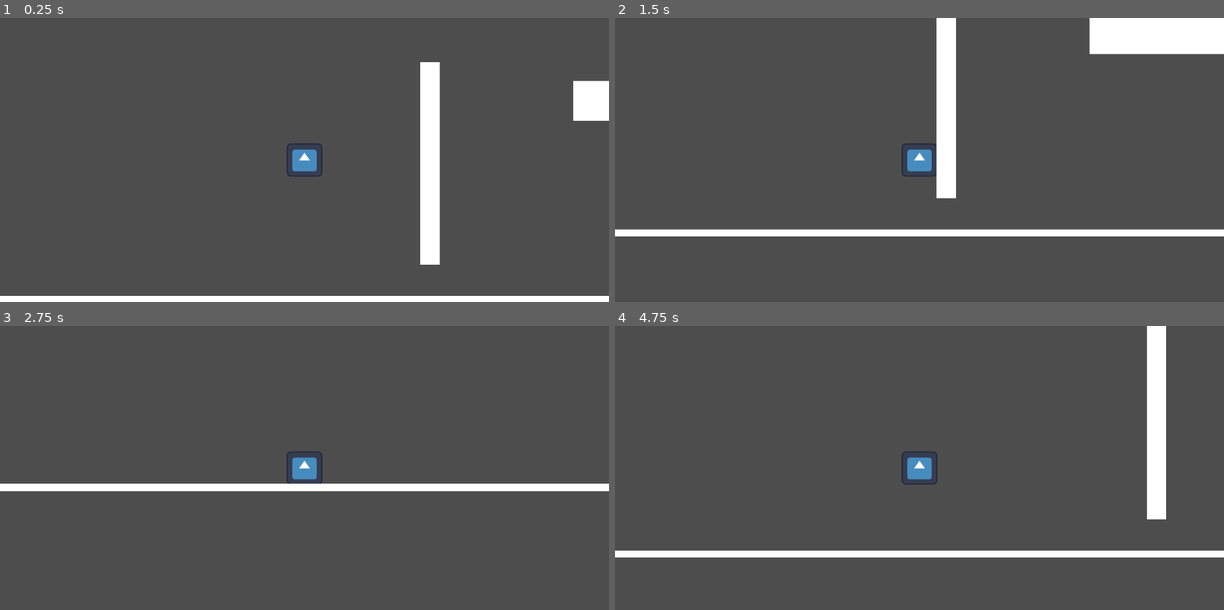
Above: before the commit, frames 1-4 (two rows, left to right).
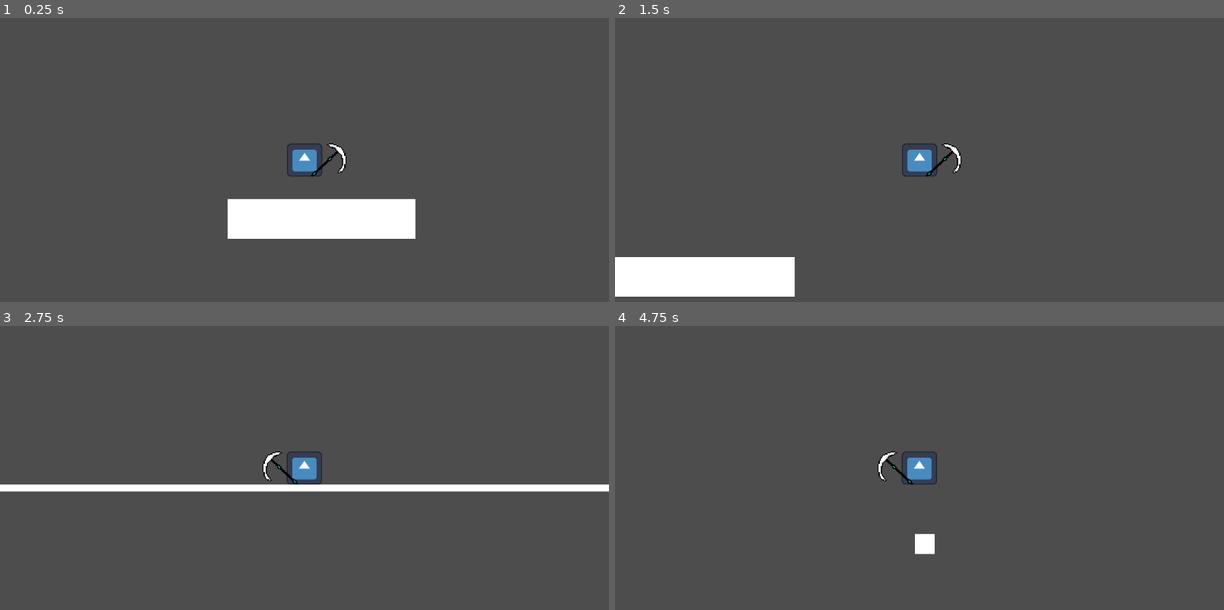
Above: after the commit, the same moments.

Repository: PengwuinReal/Metroidvania-Project-2-Desktop
Game: Godot game, scene res://node_2d.tscn
The game is run twice, just before and just after one commit, with the same random seed, the same clock (stepped at 60 frames per second) and the same inputs. The engine's default icon, where the game draws it, is replaced by a stand-in: a white triangle on a blue panel in a dark square.
Inputs (mouse positions are in pixels of both pictures, inside the frame that each line leads up to):
- Up to frame 1 (0.25 s): no input
- Up to frame 2 (1.5 s): move the mouse to (1053, 145) at 0.52 s; press the mouse at (1053, 145) at 0.53 s; hold D (right) from 0.53 s (still down); tap Space (jump) at 0.77 s; move the mouse to (797, 174) at 1.27 s; release the mouse at (797, 174) at 1.28 s; tap Q (grab) at 1.35 s
- Up to frame 3 (2.75 s): tap Space (jump) at 1.52 s; click (182, 482) at 1.55 s; move the mouse to (365, 405) at 2.02 s; release D (right) at 2.03 s; hold A (left) from 2.03 s (still down); hold Shift (sprint) from 2.03 s (still down); click (365, 405) at 2.3 s
- Up to frame 4 (4.75 s): move the mouse to (889, 524) at 2.77 s; release A (left) at 2.78 s; release Shift (sprint) at 2.78 s; hold D (right) 2.78-4.28 s; click (889, 524) at 2.85 s; tap Space (jump) at 3.02, 3.77, 4.52 s; move the mouse to (1102, 510) at 3.52 s; hold R 3.53-4.28 s; click (1102, 510) at 3.8 s; move the mouse to (736, 425) at 4.27 s; hold A (left) from 4.28 s (still down); click (736, 425) at 4.35 s

The runs differ from the first frame. In frame 1, 9.9% of the frame differs, in the area x 0-100%, y 15-100%; in frame 2, 12%, in the area x 0-100%, y 0-99%; in frame 3, 1.0%; in frame 4, 5.0%.

Commit message:
3-9/10-2024
flipping side to side
scythe attack

Diff:
--- a/Player.gd
+++ b/Player.gd
@@ -6,6 +6,7 @@
 const RESISTANCE = 0.1 # "gliding" in air
 const SLIDE = 0.7 # sliding on ground
 const CLIMB_SPEED = 5.0
+var FACING = 1 #left = -1 right = 1, for a boolean
 
 
 # Get the gravity from the project settings to be synced with RigidBody nodes.
@@ -22,6 +23,8 @@
 	if Input.is_key_pressed(KEY_R): #reset character to spawn button
 		positionreset()
 
+
+
 func _physics_process(delta):
 	#print(delta)
 	# Get the input direction and handle the movement/deceleration.
@@ -32,15 +35,27 @@
 		SPEED = 20
 	else:
 		SPEED = 10
-
-
+	if Input.is_action_just_pressed("attack"):
+		$"Scythe".set_rotation_degrees(-50)
+	if $"Scythe".get_rotation_degrees() <= 100 and Input.is_action_pressed("attack"):
+		$"Scythe".set_rotation_degrees($"Scythe".get_rotation_degrees() + 10)
+	if Input.is_action_just_released("attack") or $"Scythe".get_rotation_degrees() >= 100:
+		$"Scythe".set_rotation_degrees(0)
 	# Add the gravity.
 	if not is_on_floor():
 		velocity.y += gravity * delta
 
-	if direction:
+	if direction: #left = -1 right = 1
 		velocity.x = direction * SPEED
+ 		#i wanna flip this node when going left PLEASEEEEEEEEEEEEEEE FIXXXXXX
+		if Input.is_action_pressed("left") and FACING == 1:
+			scale.x = -1
+			FACING = -1
+		if Input.is_action_pressed("right") and FACING == -1:
+			scale.x = -1
+			FACING = 1
 		#print(velocity.x) #debug
+		print(scale.x)
 	else:
 		if is_on_floor():
 			velocity.x = move_toward(velocity.x, 0, SLIDE)
--- a/node_2d.tscn
+++ b/node_2d.tscn
@@ -11,17 +11,19 @@
 [sub_resource type="CanvasTexture" id="CanvasTexture_j5hak"]
 
 [node name="Node2D" type="Node2D"]
-position = Vector2(222, 345)
+position = Vector2(216, 336)
 scale = Vector2(0.68, 0.64)
 script = ExtResource("1_osakf")
 
 [node name="Player" parent="." instance=ExtResource("2_d0tuu")]
-position = Vector2(360, -220)
+position = Vector2(1611.76, -675)
+metadata/_edit_group_ = true
 
 [node name="Camera2D" type="Camera2D" parent="Player"]
 
 [node name="StaticBody2D" type="StaticBody2D" parent="."]
 position = Vector2(326.471, 417.188)
+rotation = 3.14159
 scale = Vector2(11.6501, 0.184551)
 metadata/_edit_group_ = true
 
@@ -54,7 +56,8 @@
 texture = SubResource("CanvasTexture_n1qwa")
 
 [node name="StaticBody2D3" type="StaticBody2D" parent="."]
-position = Vector2(-160.294, -271.875)
+position = Vector2(-976.471, -25)
+scale = Vector2(1.00913, 0.0977944)
 metadata/_edit_group_ = true
 
 [node name="CollisionShape2D" type="CollisionShape2D" parent="StaticBody2D3"]
--- a/player.tscn
+++ b/player.tscn
@@ -1,16 +1,23 @@
-[gd_scene load_steps=3 format=3 uid="uid://dwhnmu8hpukie"]
+[gd_scene load_steps=4 format=3 uid="uid://dwhnmu8hpukie"]
 
 [ext_resource type="Script" path="res://Player.gd" id="1_8h7hj"]
 [ext_resource type="Texture2D" uid="uid://ccm5noy8yxftc" path="res://icon.svg" id="2_74xi2"]
+[ext_resource type="PackedScene" uid="uid://b3jh2d8cxgl8m" path="res://scythe.tscn" id="3_3q8ds"]
 
 [node name="Player" type="CharacterBody2D"]
-position = Vector2(222, 51)
+position = Vector2(64, 64)
+floor_stop_on_slope = false
 script = ExtResource("1_8h7hj")
 
 [node name="PlayerHitbox" type="CollisionPolygon2D" parent="."]
-position = Vector2(-1944.89, -807.188)
-scale = Vector2(22.4792, 15.5347)
-polygon = PackedVector2Array(83.8059, 47.9693, 83.8059, 55.887, 89.2776, 55.887, 89.2776, 47.9693)
+position = Vector2(158.4, -12.6)
+polygon = PackedVector2Array(-222, -51, -94, -51, -94, 77, -222, 77)
+metadata/_edit_group_ = true
 
 [node name="PlayerSprite" type="Sprite2D" parent="."]
+position = Vector2(0.399994, 0.400002)
 texture = ExtResource("2_74xi2")
+metadata/_edit_group_ = true
+
+[node name="Scythe" parent="." instance=ExtResource("3_3q8ds")]
+position = Vector2(24, 0)
--- a/project.godot
+++ b/project.godot
@@ -61,6 +61,18 @@
 , Object(InputEventKey,"resource_local_to_scene":false,"resource_name":"","device":-1,"window_id":0,"alt_pressed":false,"shift_pressed":false,"ctrl_pressed":false,"meta_pressed":false,"pressed":false,"keycode":0,"physical_keycode":4194322,"key_label":0,"unicode":0,"echo":false,"script":null)
 ]
 }
+attack={
+"deadzone": 0.5,
+"events": [Object(InputEventMouseButton,"resource_local_to_scene":false,"resource_name":"","device":-1,"window_id":0,"alt_pressed":false,"shift_pressed":false,"ctrl_pressed":false,"meta_pressed":false,"button_mask":0,"position":Vector2(0, 0),"global_position":Vector2(0, 0),"factor":1.0,"button_index":1,"canceled":false,"pressed":false,"double_click":false,"script":null)
+, Object(InputEventKey,"resource_local_to_scene":false,"resource_name":"","device":-1,"window_id":0,"alt_pressed":false,"shift_pressed":false,"ctrl_pressed":false,"meta_pressed":false,"pressed":false,"keycode":0,"physical_keycode":88,"key_label":0,"unicode":120,"echo":false,"script":null)
+]
+}
+parry={
+"deadzone": 0.5,
+"events": [Object(InputEventMouseButton,"resource_local_to_scene":false,"resource_name":"","device":-1,"window_id":0,"alt_pressed":false,"shift_pressed":false,"ctrl_pressed":false,"meta_pressed":false,"button_mask":0,"position":Vector2(0, 0),"global_position":Vector2(0, 0),"factor":1.0,"button_index":2,"canceled":false,"pressed":false,"double_click":false,"script":null)
+, Object(InputEventKey,"resource_local_to_scene":false,"resource_name":"","device":-1,"window_id":0,"alt_pressed":false,"shift_pressed":false,"ctrl_pressed":false,"meta_pressed":false,"pressed":false,"keycode":0,"physical_keycode":90,"key_label":0,"unicode":122,"echo":false,"script":null)
+]
+}
 
 [rendering]
 
--- /dev/null
+++ b/scythe.tscn
@@ -0,0 +1,17 @@
+[gd_scene load_steps=2 format=3 uid="uid://b3jh2d8cxgl8m"]
+
+[ext_resource type="Texture2D" uid="uid://qnbbwrbb8bwj" path="res://Assets/Scythe256px.png" id="1_tms72"]
+
+[node name="Scythe" type="Area2D"]
+position = Vector2(0, 64)
+
+[node name="ScytheHitbox" type="CollisionPolygon2D" parent="."]
+position = Vector2(0, -64)
+polygon = PackedVector2Array(96, 116, 104, 116, 104, 112, 112, 112, 112, 108, 116, 108, 116, 104, 120, 104, 120, 96, 124, 96, 124, 80, 128, 80, 128, 48, 124, 48, 124, 36, 120, 36, 120, 28, 116, 28, 116, 20, 112, 20, 112, 16, 108, 16, 108, 12, 100, 12, 100, 8, 92, 8, 92, 4, 80, 4, 80, 0, 72, 0, 64, 0, 64, 4, 56, 4, 56, 8, 64, 8, 64, 12, 68, 12, 68, 16, 72, 16, 72, 16, 76, 16, 76, 20, 83, 20, 88, 20, 88, 24, 88, 28, 92, 28, 92, 32, 96, 32, 96, 36, 100, 36, 100, 40, 104, 40, 104, 44, 108, 44, 108, 60, 112, 60, 112, 64, 112, 72, 112, 80, 112, 88, 108, 88, 108, 96, 104, 96, 104, 100, 100, 100, 100, 108, 96, 108)
+metadata/_edit_group_ = true
+
+[node name="ScytheSprite" type="Sprite2D" parent="."]
+position = Vector2(64, 0)
+scale = Vector2(0.5, 0.5)
+texture = ExtResource("1_tms72")
+metadata/_edit_group_ = true
Binary file added: Assets/Scythe.png
Not shown, added: Assets/Scythe.png.import
Binary file added: Assets/Scythe256px.png
Not shown, added: Assets/Scythe256px.png.import
